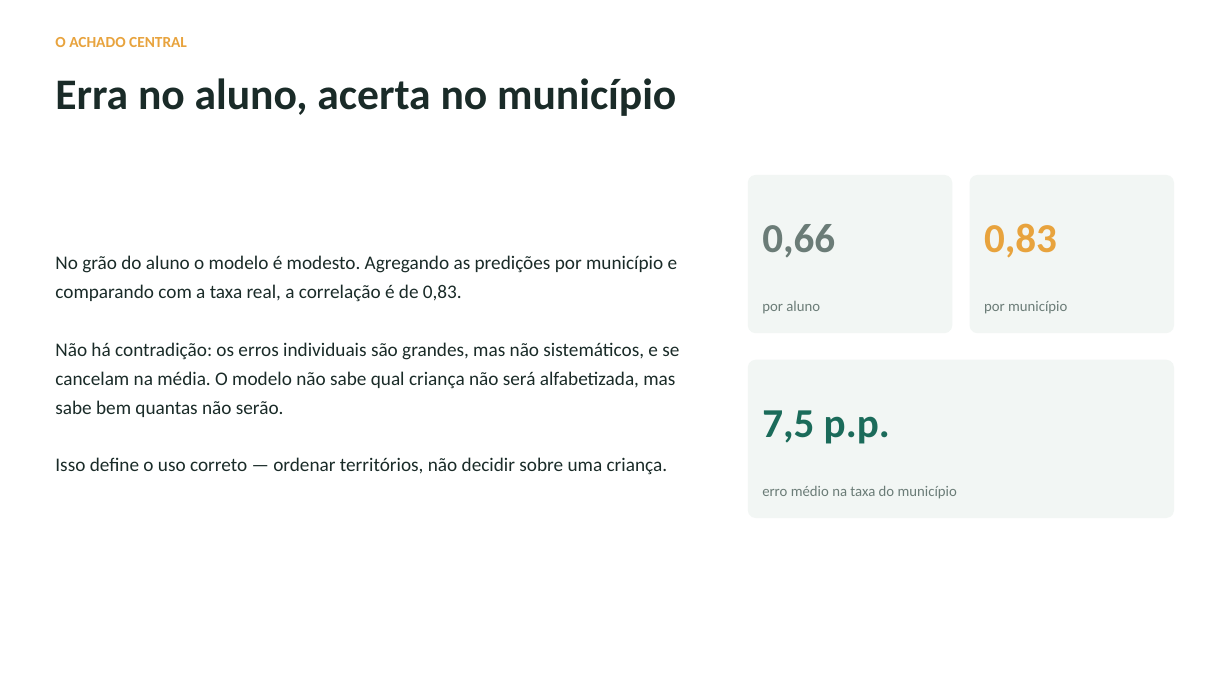
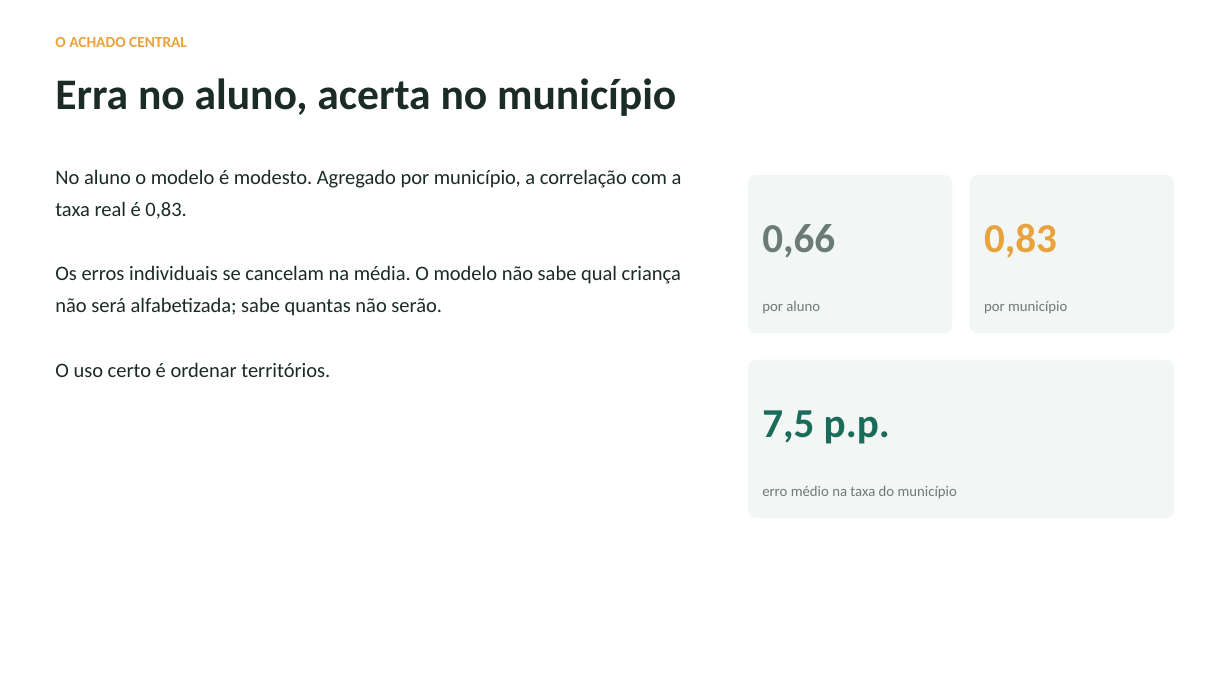
Before and after one commit to tcarvalhodiniz/tech-challenge-fase3, a slide deck: slide 8 of docs/apresentacao.pptx. Drawn at 1232x693 pixels with LibreOffice and Linux fonts; fonts in the diff are those of the drawing. Boxes give left, top, right and bottom in pixels: in the first picture for what was removed or moved away, otherwise in the second. Text is boxed around its words. In the diff, an @@ line names an element or a change of style, - is before the commit and + after.

```diff
--- a/docs/apresentacao.pptx
+++ b/docs/apresentacao.pptx
@@ text at (55, 169, 682, 377): text changed; size 15 to 16 pt @@
-No grão do aluno o modelo é modesto. Agregando as predições por município e comparando com a taxa real, a correlação é de 0,83.
-Não há contradição: os erros individuais são grandes, mas não sistemáticos, e se cancelam na média. O modelo não sabe qual criança não será alfabetizada, mas sabe bem quantas não serão.
-Isso define o uso correto — ordenar territórios, não decidir sobre uma criança.
+No aluno o modelo é modesto. Agregado por município, a correlação com a taxa real é 0,83.
+Os erros individuais se cancelam na média. O modelo não sabe qual criança não será alfabetizada; sabe quantas não serão.
+O uso certo é ordenar territórios.
@@ text "No aluno o modelo é ..." at (55, 169, 682, 377): vertical alignment middle to top @@
```
Also in this commit, not shown: 9 other slides changed, 10 other files.
